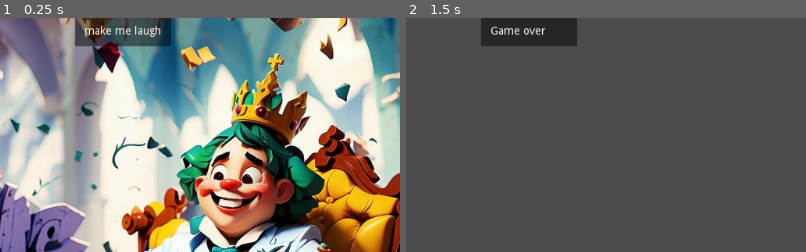
Above: before the commit, frames 1-2 (left to right).
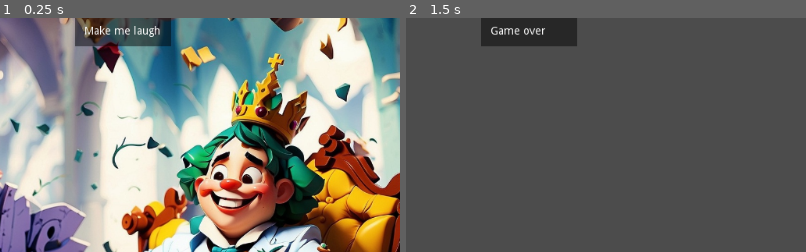
Above: after the commit, the same moments.

Repository: Yasushiki/jogo-ritmo-godot
Game: Godot game, scene res://scenes/main.tscn
Same seed, same stepped clock (60 frames per second), same inputs: the game is played once before the commit and once after it.
Inputs:
- Up to frame 1 (0.25 s): no input
- Up to frame 2 (1.5 s): click "start" at 0.5 s; tap Enter at 1.25 s
The pictures show only the part of the screen within x 40-90%, y 7-57%; the shares and areas given below are measured in that part.

The runs differ from the first frame. In frame 1, 0.4% of the frame differs, in the area x 21-41%, y 3-9%; in frame 2, nothing differs.

Commit message:
Commit de teste

Diff:
--- a/scenes/hud.tscn
+++ b/scenes/hud.tscn
@@ -27,7 +27,7 @@
 margin_top = 15.0
 margin_right = 69.0
 margin_bottom = 29.0
-text = "make me laugh"
+text = "Make me laugh"
 
 [node name="StartButton" type="Button" parent="."]
 anchor_left = 0.54
